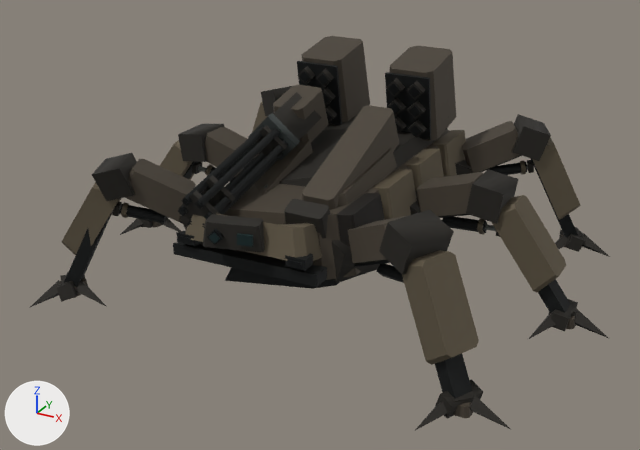
The glTF model assets/ridgeback-mech/derived/meshopt/mx06_d3_lod2.meshopt.glb, before and after one commit.
Rendered twice from a camera (50 mm lens) standing at (4.99, -9.51, 5.39) and looking at (-0.01, -0.42, 0.85). The axes (+X, +Y, +Z) are drawn at lower left. The lights are the same throughout. The picture after the commit comes second. Where no turn or scale is listed for an object, it has been applied to the vertices. Vertices at exactly the same position are counted once.

Before the edit, the objects in view are built like this:
```python
me_mesh_0 = bpy.data.meshes.new('Mesh_0')
me_mesh_0.from_pydata(...)  # 1798 vertices, 2908 faces; spans x -3.35..3.63, y -2.72..2.72, z 0.0..2.82
me_mesh_0.materials.append(mat_mx06_armor_palette)
ob_mx06_static = bpy.data.objects.new('MX06_STATIC', me_mesh_0)
ob_mx06_static.location = (0.0, 0.0, 0.0)
```
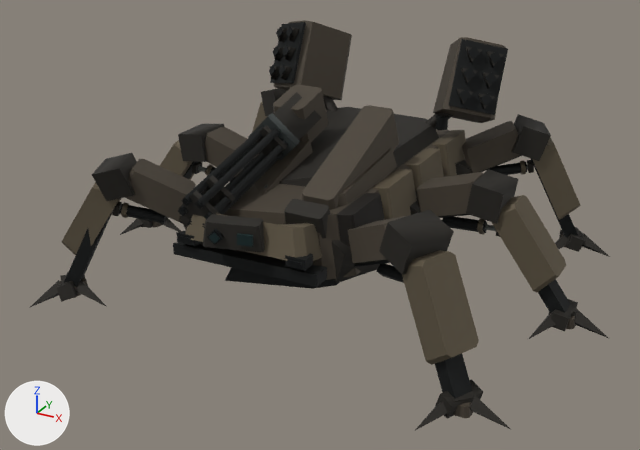
Pixel boxes [x1, y1, x2, y2] of what changed, in the pictures (640 x 450 px; the box of a moved part takes in the faces that stretch with it):
'MX06_STATIC', reshaped
    before: [29, 36, 610, 430]
    after: [29, 20, 610, 430]
part 1 of me_mesh_0, moved or reshaped
    before: [302, 36, 370, 124]
    after: [274, 20, 352, 100]
part 2 of me_mesh_0, moved or reshaped
    before: [297, 61, 342, 125]
    after: [270, 22, 306, 84]
part 3 of me_mesh_0, moved or reshaped
    before: [299, 71, 310, 82]
    after: [269, 65, 275, 76]
part 4 of me_mesh_0, moved or reshaped (not visible before)
    after: [279, 64, 285, 76]
part 5 of me_mesh_0, moved or reshaped
    before: [318, 74, 329, 85]
    after: [273, 46, 279, 57]
part 6 of me_mesh_0, moved or reshaped (not visible before)
    after: [283, 45, 289, 57]
part 7 of me_mesh_0, moved or reshaped
    before: [323, 92, 330, 104]
    after: [276, 27, 283, 38]
part 8 of me_mesh_0, moved or reshaped
    before: [390, 45, 456, 141]
    after: [433, 37, 506, 123]
part 9 of me_mesh_0, moved or reshaped
    before: [385, 72, 431, 140]
    after: [448, 39, 508, 115]
part 10 of me_mesh_0, moved or reshaped
    before: [408, 86, 421, 98]
    after: [459, 89, 471, 101]
part 11 of me_mesh_0, moved or reshaped
    before: [409, 106, 421, 117]
    after: [480, 93, 493, 106]
part 12 of me_mesh_0, moved or reshaped
    before: [388, 83, 400, 95]
    after: [463, 68, 476, 80]
part 13 of me_mesh_0, moved or reshaped
    before: [410, 125, 422, 137]
    after: [485, 72, 497, 85]
part 14 of me_mesh_0, moved or reshaped
    before: [389, 103, 401, 114]
    after: [467, 46, 480, 59]
part 15 of me_mesh_0, deleted
    before: [297, 66, 427, 138]
part 16 of me_mesh_0, added
    after: [270, 26, 338, 111]
part 17 of me_mesh_0, added
    after: [425, 47, 504, 130]

Edits to the bpy script that builds the scene:
```text
Change me_mesh_0:
    remove me_mesh_0.from_pydata(...)  # 1798 vertices, 2908 faces; spans x -3.35..3.63, y -2.72..2.72, z 0.0..2.82
    add me_mesh_0.from_pydata(...)  # 1814 vertices, 2924 faces; spans x -3.35..3.63, y -2.72..2.72, z 0.0..3.04
    me_mesh_0 part 1: the loose piece of 16 vertices spanning x -1.0..-0.31, y 0.7..1.69, z 1.75..2.82 is multiplied about its middle by the matrix ((0.866, 0.492, 0.09), (-0.457, 0.705, 0.543), (0.204, -0.511, 0.835)), then moved by (-0.53, 0.34, 0.13)
    me_mesh_0 part 2: the loose piece of 8 vertices spanning x -0.95..-0.35, y 0.65..0.84, z 1.78..2.63 is multiplied about its middle by the matrix ((0.866, 0.492, 0.09), (-0.457, 0.705, 0.543), (0.204, -0.511, 0.835)), then moved by (-0.76, 0.43, 0.38)
    me_mesh_0 part 3: the loose piece of 10 vertices spanning x -0.87..-0.71, y 0.56..0.6, z 2.37..2.53 is multiplied about its middle by the matrix ((0.866, 0.492, 0.09), (-0.457, 0.705, 0.543), (0.204, -0.511, 0.835)), then moved by (-0.79, 0.46, -0.1)
    me_mesh_0 part 4: the loose piece of 10 vertices spanning x -0.87..-0.71, y 0.61..0.65, z 2.1..2.27 is multiplied about its middle by the matrix ((0.866, 0.492, 0.09), (-0.457, 0.705, 0.543), (0.204, -0.511, 0.835)), then moved by (-0.55, 0.28, 0.22)
    me_mesh_0 part 5: the loose piece of 10 vertices spanning x -0.59..-0.43, y 0.56..0.6, z 2.37..2.53 is multiplied about its middle by the matrix ((0.866, 0.492, 0.09), (-0.457, 0.705, 0.543), (0.204, -0.511, 0.835)), then moved by (-1.07, 0.57, 0.14)
    me_mesh_0 part 6: the loose piece of 10 vertices spanning x -0.87..-0.71, y 0.65..0.7, z 1.84..2.0 is multiplied about its middle by the matrix ((0.866, 0.492, 0.09), (-0.457, 0.705, 0.543), (0.204, -0.511, 0.835)), then moved by (-0.55, 0.34, 0.73)
    me_mesh_0 part 7: the loose piece of 10 vertices spanning x -0.59..-0.43, y 0.61..0.65, z 2.1..2.27 is multiplied about its middle by the matrix ((0.866, 0.492, 0.09), (-0.457, 0.705, 0.543), (0.204, -0.511, 0.835)), then moved by (-1.07, 0.63, 0.65)
    me_mesh_0 part 8: the loose piece of 16 vertices spanning x 0.31..1.0, y 0.7..1.69, z 1.75..2.82 is multiplied about its middle by the matrix ((0.866, -0.492, -0.09), (0.457, 0.705, 0.543), (-0.204, -0.511, 0.835)), then moved by (0.53, 0.34, 0.13)
    me_mesh_0 part 9: the loose piece of 8 vertices spanning x 0.35..0.95, y 0.65..0.84, z 1.78..2.63 is multiplied about its middle by the matrix ((0.866, -0.492, -0.09), (0.457, 0.705, 0.543), (-0.204, -0.511, 0.835)), then moved by (0.76, 0.43, 0.38)
    me_mesh_0 part 10: the loose piece of 10 vertices spanning x 0.71..0.87, y 0.56..0.6, z 2.37..2.53 is multiplied about its middle by the matrix ((0.866, -0.492, -0.09), (0.457, 0.705, 0.543), (-0.204, -0.511, 0.835)), then moved by (0.55, 0.33, -0.05)
    me_mesh_0 part 11: the loose piece of 10 vertices spanning x 0.71..0.87, y 0.61..0.65, z 2.1..2.27 is multiplied about its middle by the matrix ((0.866, -0.492, -0.09), (0.457, 0.705, 0.543), (-0.204, -0.511, 0.835)), then moved by (0.79, 0.41, 0.16)
    me_mesh_0 part 12: the loose piece of 10 vertices spanning x 0.43..0.59, y 0.56..0.6, z 2.37..2.53 is multiplied about its middle by the matrix ((0.866, -0.492, -0.09), (0.457, 0.705, 0.543), (-0.204, -0.511, 0.835)), then moved by (0.83, 0.44, 0.2)
    me_mesh_0 part 13: the loose piece of 10 vertices spanning x 0.71..0.87, y 0.65..0.7, z 1.84..2.0 is multiplied about its middle by the matrix ((0.866, -0.492, -0.09), (0.457, 0.705, 0.543), (-0.204, -0.511, 0.835)), then moved by (0.79, 0.47, 0.67)
    me_mesh_0 part 14: the loose piece of 10 vertices spanning x 0.43..0.59, y 0.61..0.65, z 2.1..2.27 is multiplied about its middle by the matrix ((0.866, -0.492, -0.09), (0.457, 0.705, 0.543), (-0.204, -0.511, 0.835)), then moved by (0.83, 0.5, 0.71)
    me_mesh_0 part 15: 13 loose pieces with 130 vertices, spanning x -0.91..0.91, y 0.56..0.82, z 1.81..2.59, are deleted
    me_mesh_0 part 16: 68 vertices added at x -1.67..-0.66, y 0.87..1.53, z 1.72..2.98
    me_mesh_0 part 17: 68 vertices added at x 0.66..1.67, y 0.87..1.53, z 1.72..2.97
    other edits to the shape of me_mesh_0 do not show in these pictures
```
